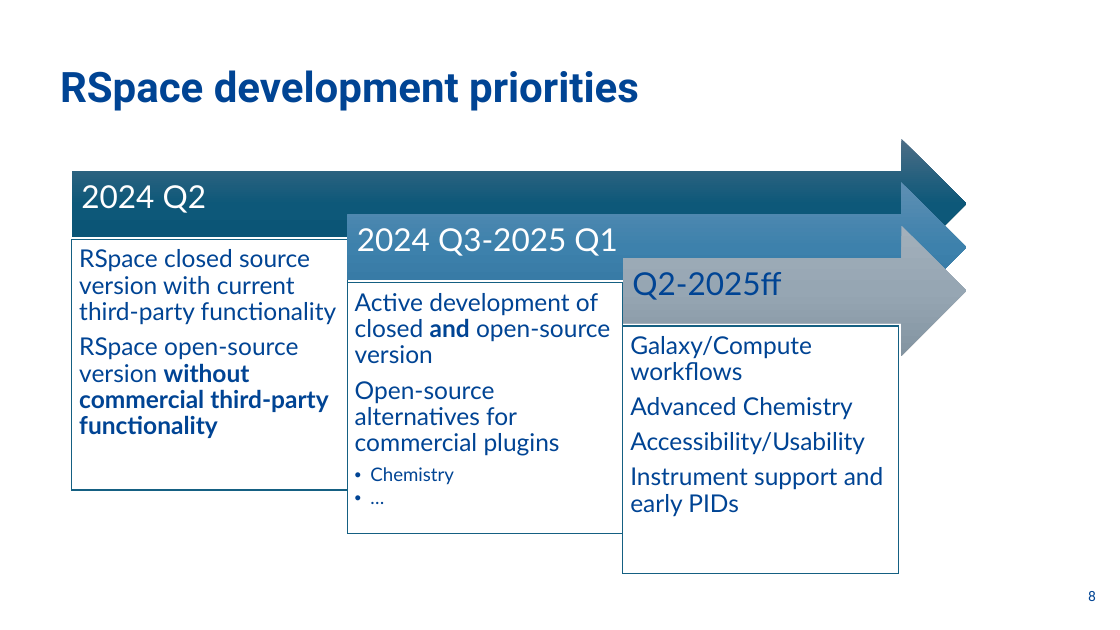
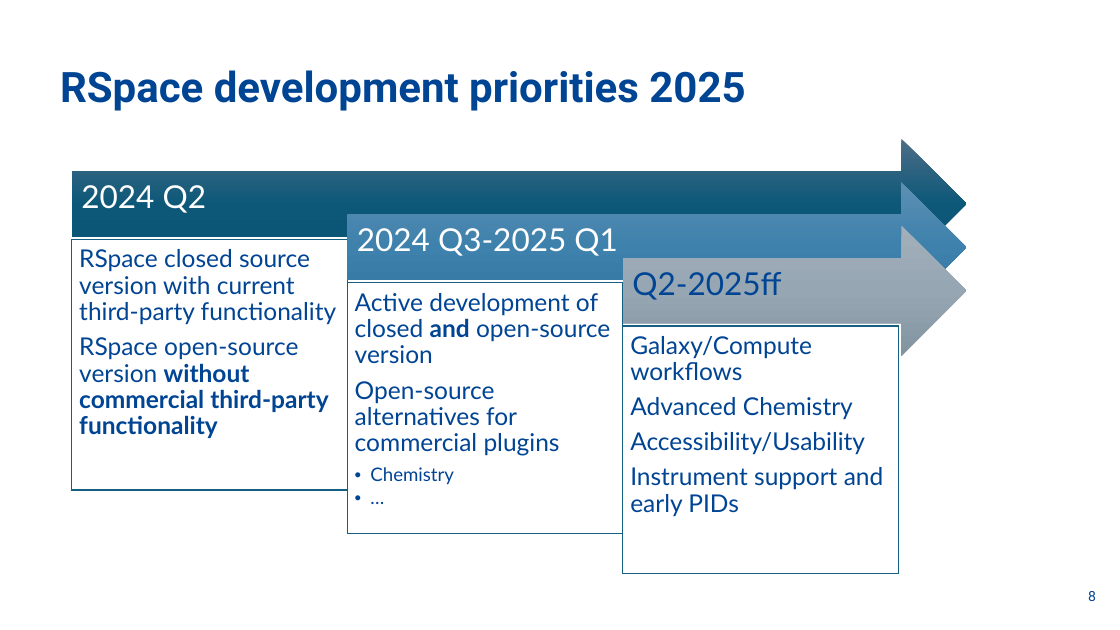
Before and after one commit to rspace-os/community, a slide deck: slide 8 of office-hours/2025-03-05 RSpace open source office hours #1.pptx. Drawn at 1120x630 pixels with LibreOffice and Linux fonts; fonts in the diff are those of the drawing; background and template pictures are left out. Boxes give left, top, right and bottom in pixels: in the first picture for what was removed or moved away, otherwise in the second. Text is boxed around its words. In the diff, an @@ line names an element or a change of style, - is before the commit and + after.

```diff
--- a/office-hours/2025-03-05 RSpace open source office hours #1.pptx
+++ b/office-hours/2025-03-05 RSpace open source office hours #1.pptx
@@ title at [60, 70, 745, 111]: text changed @@
-RSpace development priorities
+RSpace development priorities 2025
```
Also in this commit, not shown: 7 other slides changed.
